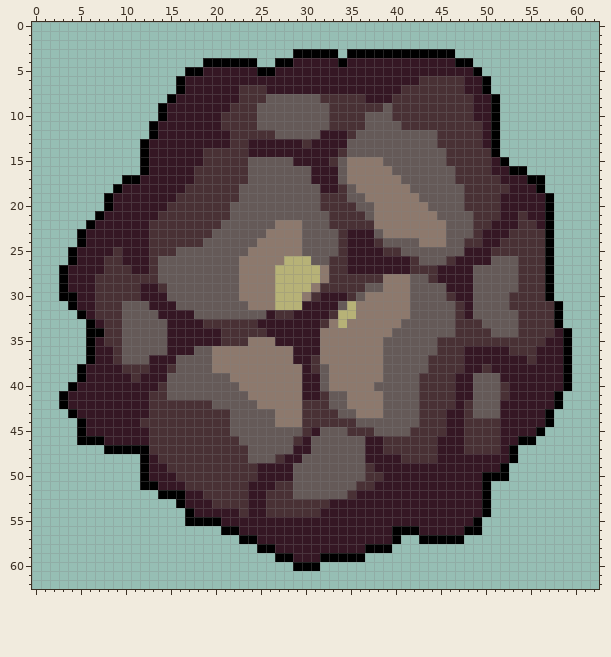
Pixel-art sprite, stored at Sources/Modules/Yggdrasil/YggdrasilTown/Projectiles/SquamousRollingStone.png. Above: the version before the commit.
The file is 126x126 pixels, drawn in blocks of 2x2; one block is one cell here.
The same view after the edit:
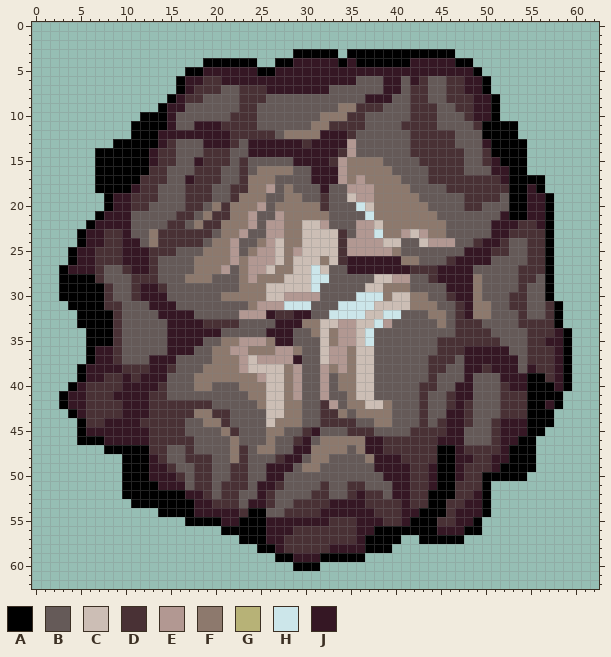
Palette (. is transparent): A #000000  B #655a58  C #ccbeb5  D #493135  E #b29892  F #8d796d  G #b7b277  H #cce6ea  J #351724
The edit:
Changed rows in their new state; - is an unchanged pixel.
first column x 4:
 4 --------------------------------AAAAAA----------------
 6 ---------------DD---------------BBB--B--BB------------
 7 --------------DDDBB----------BBBBBB--B--BB------------
 8 -------------DDBBBB---------BBBBB---BB--BB------------
 9 -------------BBBBBB----------BFF----BB---BB-----------
10 --------AA--BBBBBB----------FFF-----BB---BBB----------
11 -------AA-A-BB-------------FF------------BBBB-A-AA----
12 -------AA---------------FFFF----------DDD--BBBA-AA----
13 -----AAA-A-DBBB----B-----------E------DDD--BBB--AAA---
14 ---AAAAA--DDBBB---BB-----------E------DDDD--BB--AAA---
15 ---AAAAA--DDBB----B-----------E--------DDD--BB---AA---
16 ---AAAAA-DDBBB---BB--FFFF-----E---------DDD-BBB-------
17 ---AAA--DDDBB----BB-FFF-------E-E-------DDD------AA---
18 ---AA-A-DDBBB---BB-DFFE-F----BBEEE--------DD-----AA---
19 -------DDDBBB---BB-FFF--FF---BBCEE--------------BAA---
20 -------DDBBBB--BF-FFFE-FFFFF-BBBHC------------BBBAA---
21 -------BBBBB--BF--FFE--EFFFFFBBBBH-----------BBB-AA---
22 -------BBBB--BF--FFFE-EE--CCEBBBEEC----------BB-------
23 ----DD-BBF-------FFE--EE--CCCC-BEEH--ECE-----BB-------
24 ----DD--BF------FFE---EC--CCCC-EEEECC--CEEE-B----BB---
25 ---DD----------FFFE--EEC-ECCCC-EEEEEF------------BB---
26 ---D----------FFFFE-EEECFCCCFC-------FF-----------B---
27 ---DBB--------FFFE--EECFFCCHCBB-----------------------
28 AAA-BBB------FFF----E--FCCCHHBBBBBCCEE-------F------B-
29 AAAA-BB---------------CCCCCHBBBBBCC----------F-----BB-
30 -AAA-BB----------FF---CCEEEEBBBBHHH-CCFF-----F-----BB-
31 -AAA-----------------EEEHHHBBBHHHHCCCCFFF----FF----BB-
32 --AAA--------------EEE-----BBHHHHCCHHB--FF---FF----BB-
33 -A-AA--------------BBBB---FFCCEECCHEB----F------------
34 ----A------------BBBBB---BBFC-EECHBB--------------B---
35 ---AA----------BBFFEEE---BBBC-EECHB-------------BBB---
36 ------------------EE---EEFBBCEE-CCB--------------BB-DD
37 -------------------ECEEEE-BBCEE-CCB--------B------B-DD
38 ---------------F---ECCCC-EBBE-E-CCB-------BB------B-DD
39 ----DD--------FFFF---ECC-EBBEB--CCB----B-BBB-------AAD
40 --DDDD--------FF------CC-EBBEB--CC-------BB--------AAA
41 --DDD-----------------CC-EBBE---CCB-----BB-------DDAAA
42 --DDDD----------------CC--BB-E---CCF----BB------DDDAA-
43 --DDDD--------FF------CC--BB--F----F----BB------DDDAA-
44 --DD---------BBFF-----C---BB------FF----B----BB----AA-
45 -------------BBBBFD---FF--------------------BBB----A--
46 --------------BBBBF---F-----FFFFF-----------BBB-------
47 -----------BB-BBBBF--FF----FFFF-F--------AA-------AA--
48 ------AA---BB---BBF--------FF----F-------AA--DD---AA--
49 ------AA----BB--BB--BB----FF-----B----DD-AA-DDD--AAA--
50 ------AA-----B--BB--BB--B--------BB---DD-AA-DD---AA---
51 ------AA-----B--B---B---B---D--D-BBB--DD-AADDD--------
52 ------AAAA------B--BB--BB--DD----DDB--DDAAADD---------
53 -------AAAAA-A-----B---BB--------DDDD-DDAADD----------
54 ----------AAA-------AABB----------DDD--AAAD-----------
55 -------------------AAA-------DDD---DD-AAADD-----------
56 -------------------AAA---DDDDDDD--AA---AA-------------
57 ---------------------A--DDDDDDDD-AAA------------------
58 ------------------------DDDDD-------------------------
Pixel boxes of the changes (left, top, right, bottom) in both pictures:
changed: (68, 58, 554, 553)
